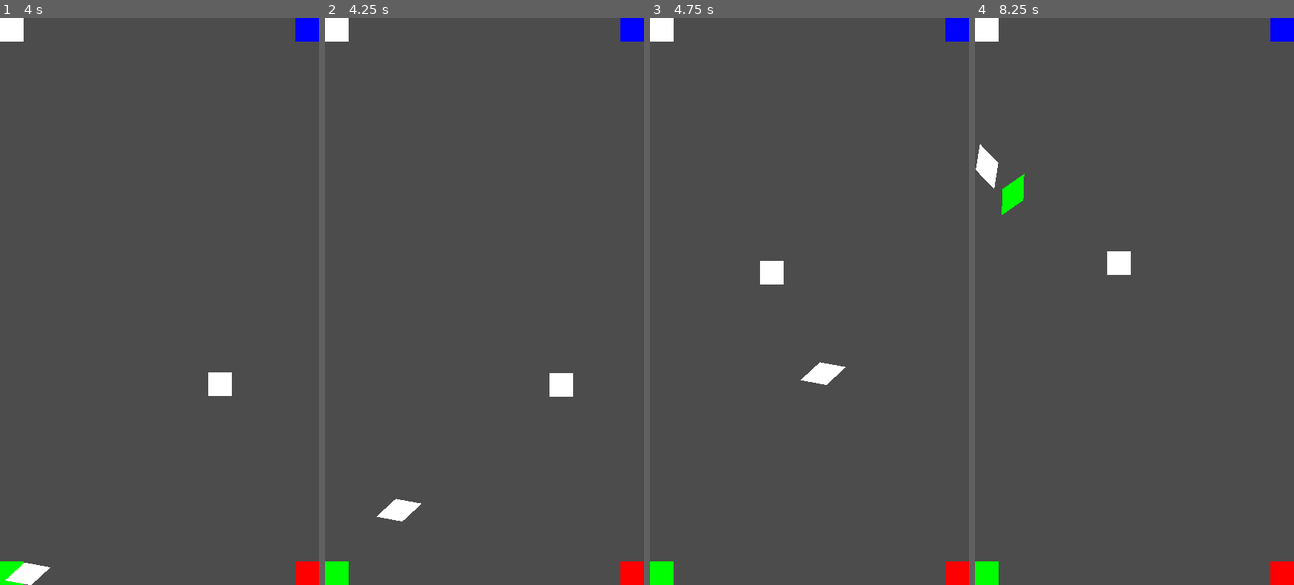
Above: before the commit, frames 1-4 (left to right).
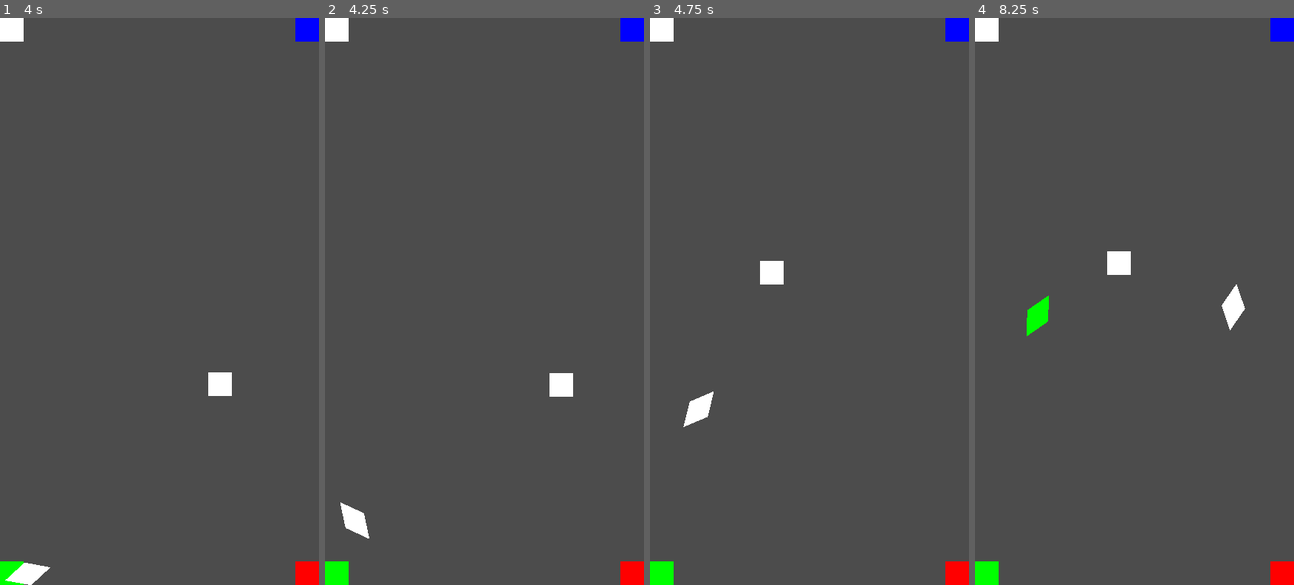
Above: after the commit, the same moments.

Repository: Kiel97/easy-jam-8bits-to-infinity
Game: Godot game, scene res://Game.tscn
The game is run twice, just before and just after one commit, with the same random seed, the same clock (stepped at 60 frames per second) and the same inputs.
Inputs (mouse positions are in pixels of both pictures, inside the frame that each line leads up to):
- Up to frame 1 (4 s): move the mouse to (229, 273) at 0.52 s; move the mouse to (95, 329) at 1.27 s; move the mouse to (191, 176) at 2.02 s; move the mouse to (143, 414) at 2.77 s; move the mouse to (255, 386) at 3.52 s
- Up to frame 2 (4.25 s): no input
- Up to frame 3 (4.75 s): move the mouse to (713, 216) at 4.27 s
- Up to frame 4 (8.25 s): move the mouse to (1150, 301) at 5.02 s; move the mouse to (1086, 159) at 5.77 s; move the mouse to (1204, 273) at 6.52 s; move the mouse to (1070, 329) at 7.27 s; move the mouse to (1166, 176) at 8.02 s

Frame 1 is identical in both runs. In frame 2, 0.6% of the frame differs, in the area x 4-31%, y 84-92%; in frame 3, 0.6%; in frame 4, 1.2%, in the area x 0-85%, y 22-57%.

Commit message:
Small code refactor

Diff:
--- a/Shard.gd
+++ b/Shard.gd
@@ -16,15 +16,13 @@
 
 func _ready():
 	randomize()
-	randomize_dormant_velocity()
+	apply_random_impulse()
 
 func _integrate_forces(state):
-	if(dormant):
-		pass
-	else:
+	if not dormant:
 		if state.linear_velocity.length() < 1:
 			dormant = true
-			randomize_dormant_velocity()
+			apply_random_impulse()
 
 func _on_Shard_body_entered(body: Node2D):
 	if body.is_in_group("player") and dormant:
@@ -45,8 +43,7 @@
 func update_color():
 	$Polygon2D.modulate = Color(float(red), float(green), float(blue))
 
-func randomize_dormant_velocity():
-	#dormant_velocity = Vector2(rand_range(-10,10), rand_range(-10,10))
+func apply_random_impulse():
 	apply_impulse(Vector2(), Vector2(rand_range(-100,100), rand_range(-100,100)))
 
 func randomize_color():
